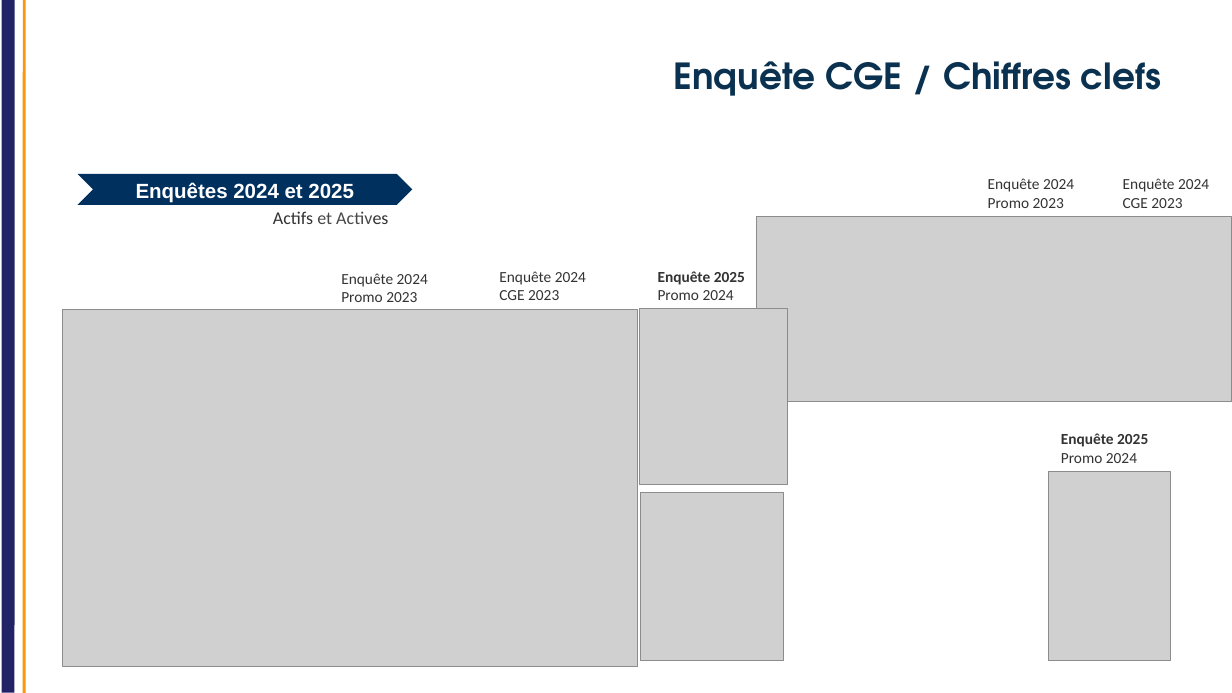
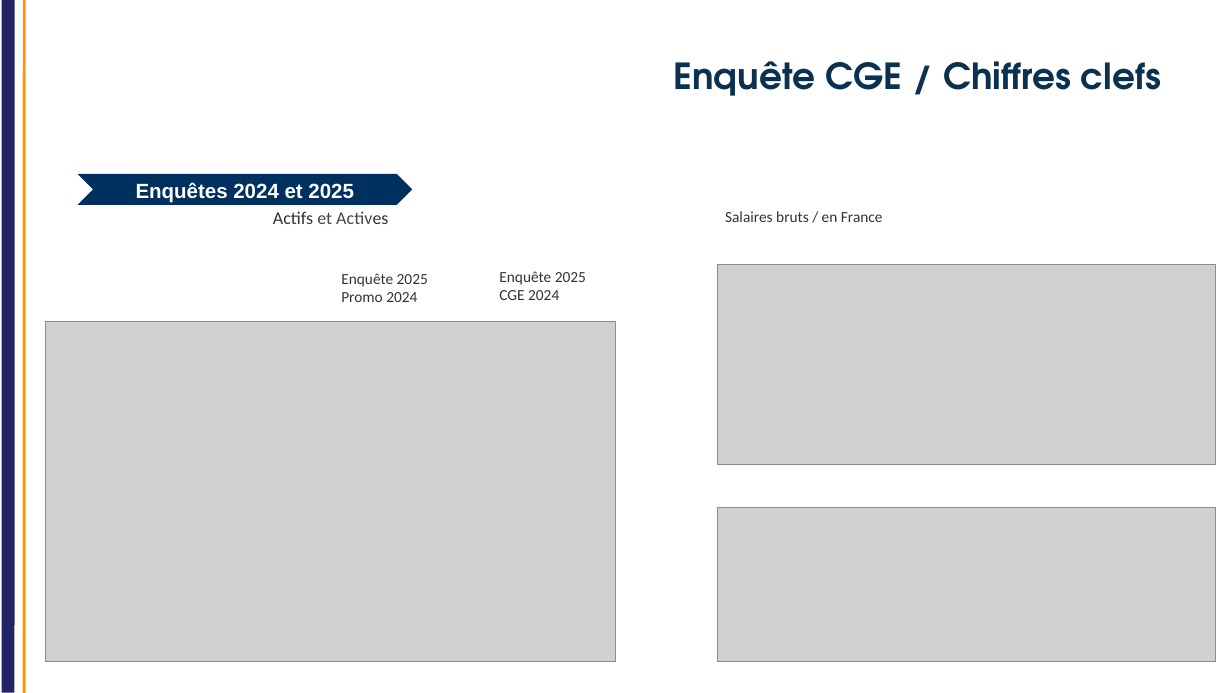
Before and after one commit to jvillemejane/jvillemejane, a slide deck: slide 4 of Presentations/2025_CoFor_CGE_2024_2025.pptx. Drawn at 1232x693 pixels with LibreOffice and Linux fonts; fonts in the diff are those of the drawing; grey boxes stand for pictures; background and template pictures are left out. Boxes give left, top, right and bottom in pixels: in the first picture for what was removed or moved away, otherwise in the second. Text is boxed around its words. In the diff, an @@ line names an element or a change of style, - is before the commit and + after.

```diff
--- a/Presentations/2025_CoFor_CGE_2024_2025.pptx
+++ b/Presentations/2025_CoFor_CGE_2024_2025.pptx
@@ text removed at [988, 178, 1074, 208] @@
-Enquête 2024
-Promo 2023
@@ text removed at [1123, 178, 1209, 208] @@
-Enquête 2024
-CGE 2023
@@ text added at [725, 211, 883, 222], 12 pt, text #333333 @@
+Salaires bruts / en France
@@ picture: place and size @@
-picture at [757, 216, 1232, 401]
+picture at [718, 264, 1216, 464]
@@ text at [341, 273, 428, 302]: text changed @@
-Enquête 2024
-Promo 2023
+Enquête 2025
+Promo 2024
@@ text at [499, 271, 586, 300]: text changed @@
-Enquête 2024
-CGE 2023
+Enquête 2025
+CGE 2024
@@ text removed at [658, 271, 745, 300] @@
-Enquête 2025
-Promo 2024
@@ picture: place and size @@
-picture at [63, 310, 638, 666]
+picture at [45, 322, 616, 661]
@@ picture removed at [640, 309, 787, 484] @@
@@ text removed at [1061, 433, 1148, 463] @@
-Enquête 2025
-Promo 2024
@@ picture removed at [1048, 472, 1170, 661] @@
@@ picture removed at [640, 492, 784, 661] @@
@@ picture added at [718, 507, 1216, 661] @@
```
Also in this commit, not shown: 2 other slides changed, 1 slide added, 1 other file.
